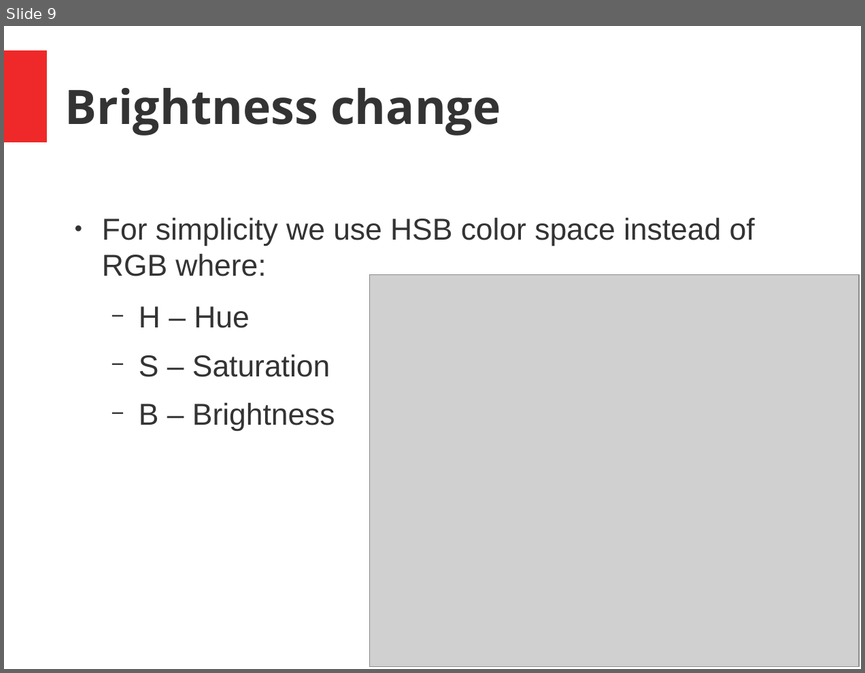
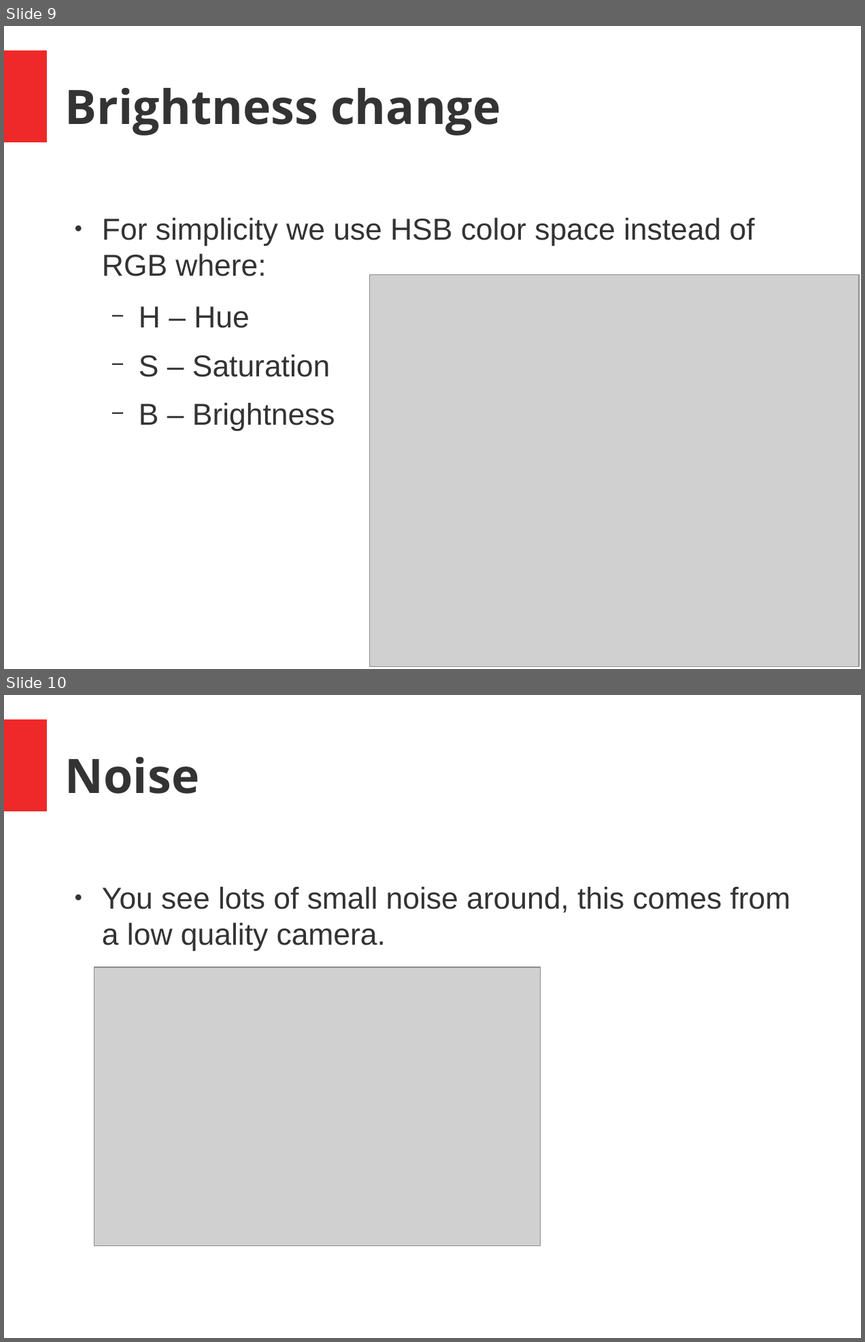
Before and after one commit to joseph-allen/MinsharaMask, a slide deck: SeminarJosephAllen.odp. Shown one above the other, each under a label of ours: slide 9 before the commit, slides 9 and 10 after it. The pictures are 865x673 and 865x1342 pixels, drawn with LibreOffice and Linux fonts; fonts in the diff are those of the drawing; grey boxes stand for pictures. Boxes give left, top, right and bottom in pixels: in the first picture for what was removed or moved away, otherwise in the second. Text is boxed around its words. In the diff, an @@ line names an element or a change of style, - is before the commit and + after.

Commit message:
Powerpoint4

```diff
--- a/SeminarJosephAllen.odp
+++ b/SeminarJosephAllen.odp
@@ slide 10 added at (4, 695, 861, 1338), background #FFFFFF; not listed: 1 template element that a slide beside it also shows @@
@@ title added at (65, 757, 199, 794), 44 pt, text #333333, bold @@
+Noise
@@ text added at (102, 886, 791, 951), 28 pt, text #333333 @@
+● You see lots of small noise around, this comes from a low quality camera.
@@ picture added at (94, 967, 541, 1246) @@
```
Also in this commit, not shown: 1 other slide added, 1 slide removed.
